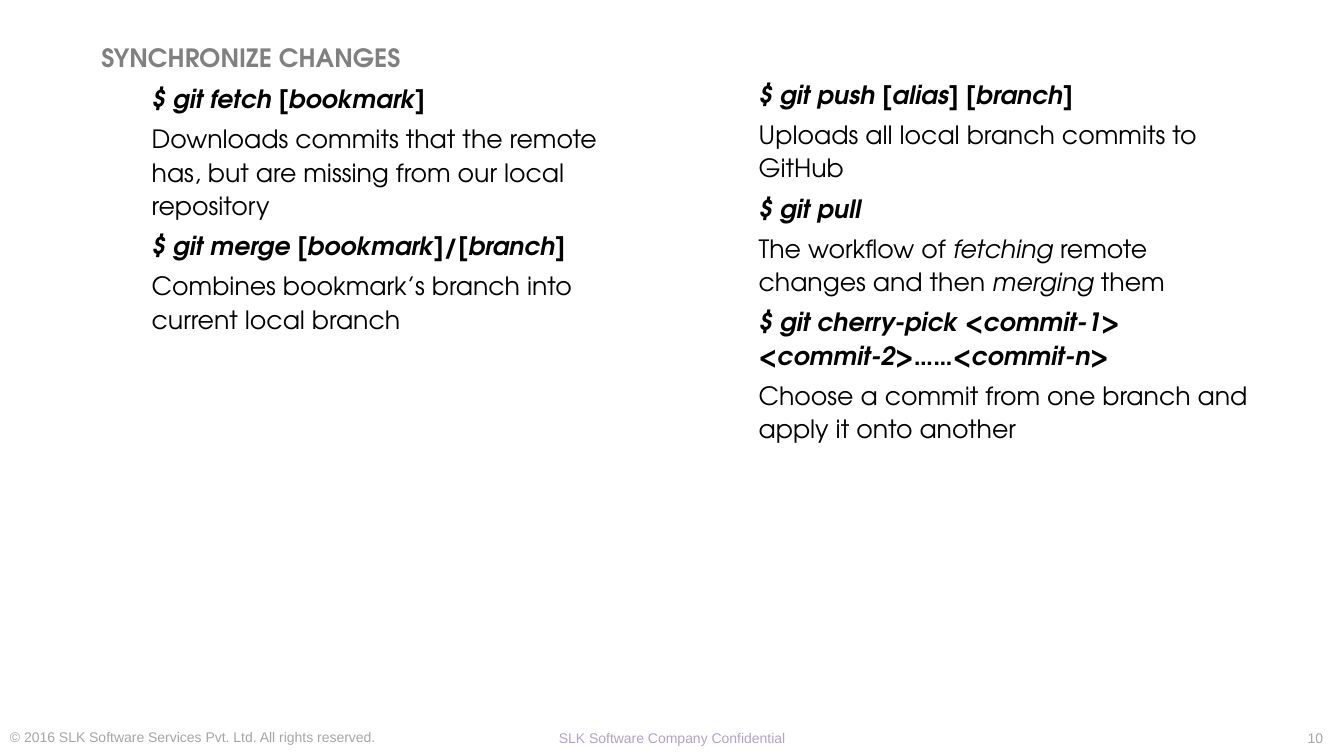
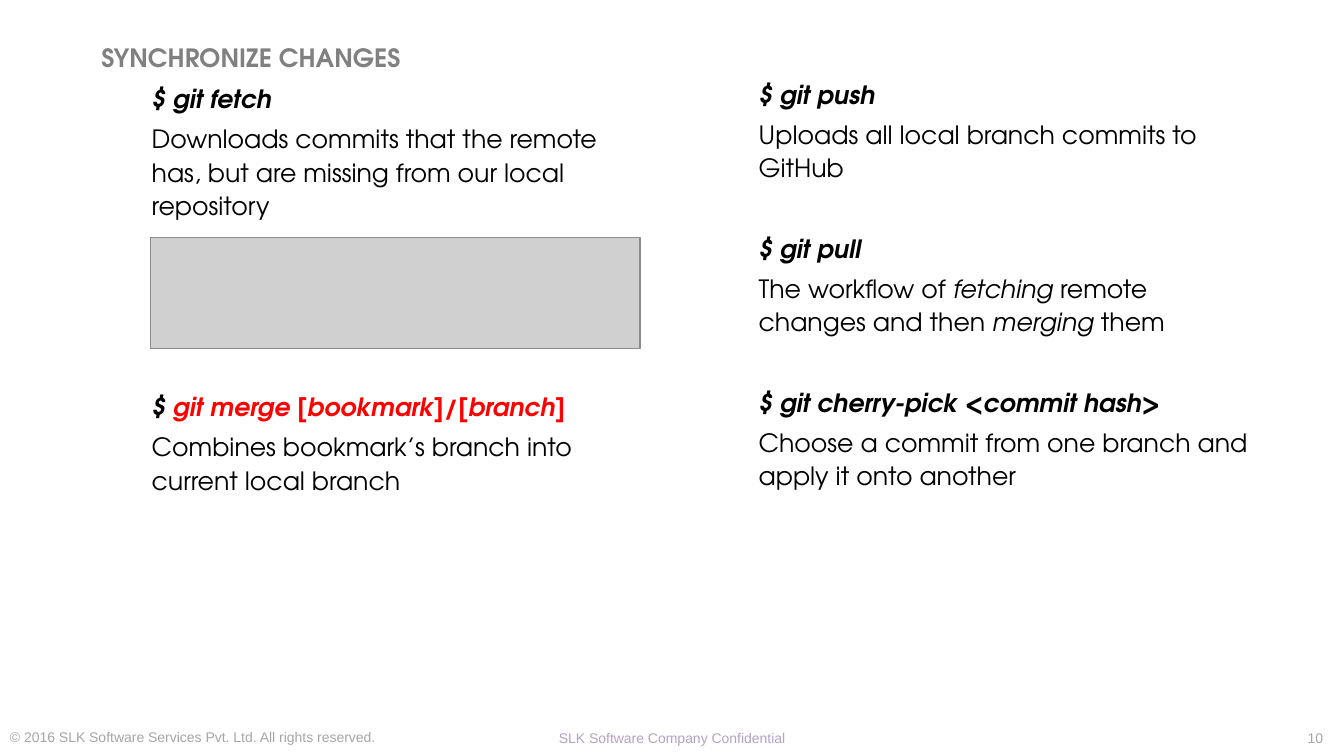
Before and after one commit to priyanka2596/learn_git, a slide deck: slide 10 of Git_demoNEW.pptx. Drawn at 1344x756 pixels with LibreOffice and Linux fonts; fonts in the diff are those of the drawing; grey boxes stand for pictures; background and template pictures are left out. Boxes give left, top, right and bottom in pixels: in the first picture for what was removed or moved away, otherwise in the second. Text is boxed around its words. In the diff, an @@ line names an element or a change of style, - is before the commit and + after.

Commit message:
new changes in ppt

```diff
--- a/Git_demoNEW.pptx
+++ b/Git_demoNEW.pptx
@@ text at (x1=173, y1=88, x2=271, y2=114): text changed @@
-  $ git fetch [bookmark]
+  $ git fetch
@@ text at (x1=780, y1=84, x2=875, y2=110): text changed @@
-  $ git push [alias] [branch]
+  $ git push
@@ picture added at (x1=150, y1=238, x2=640, y2=349) @@
@@ text at (x1=173, y1=396, x2=565, y2=423): text colour #000000 to #FF0000 in "git merge [bookmark]/[branch]" @@
@@ text at (x1=780, y1=392, x2=1160, y2=418): text changed @@
-  $ git cherry-pick <commit-1> <commit-2>……<commit-n>
+  $ git cherry-pick <commit hash>
```
Also in this commit, not shown: 3 other slides changed.
